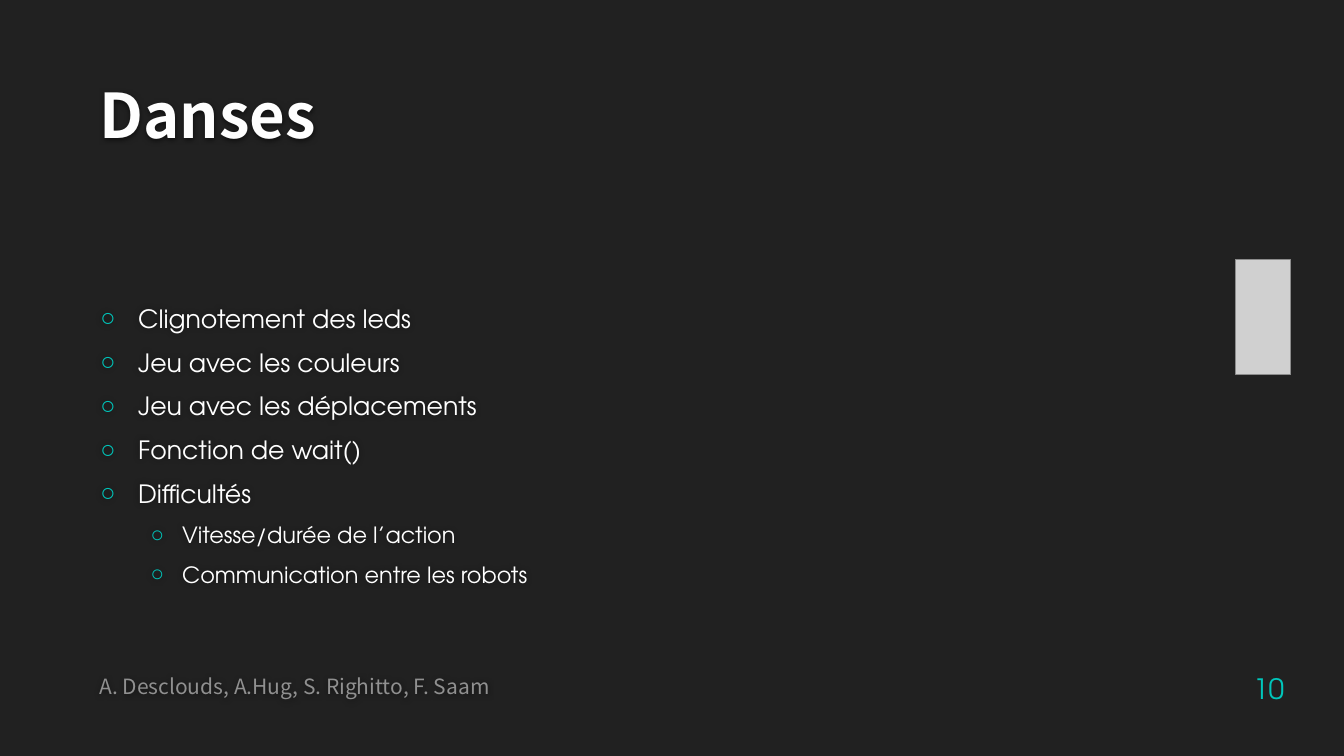
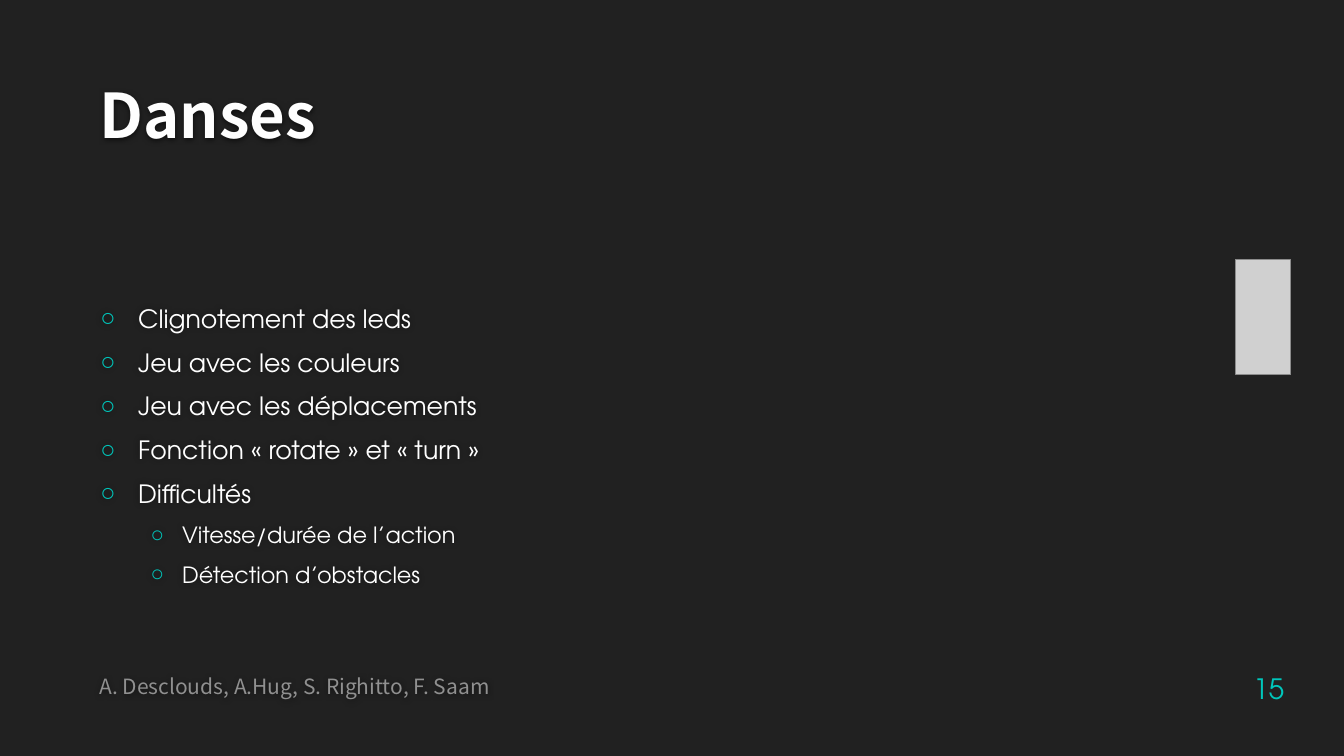
Before and after one commit to SimoneRighitto/SFT15_Elisa, a slide deck: slide 15 of Elisa-3_presentation.pptx (slide 10 before the commit). Drawn at 1344x756 pixels with LibreOffice and Linux fonts; fonts in the diff are those of the drawing; grey boxes stand for pictures; background and template pictures are left out. Boxes give left, top, right and bottom in pixels: in the first picture for what was removed or moved away, otherwise in the second. Text is boxed around its words. In the diff, an @@ line names an element or a change of style, - is before the commit and + after.

```diff
--- a/Elisa-3_presentation.pptx
+++ b/Elisa-3_presentation.pptx
@@ text at <box>138,440,461,460</box>: text changed @@
-○ Fonction de wait()
+○ Fonction « rotate » et « turn »
@@ text at <box>182,566,420,584</box>: text changed @@
-  ○ Communication entre les robots
+  ○ Détection d’obstacles
@@ page number at <box>1253,678,1284,700</box>: text changed @@
-10
+15
```
Also in this commit, not shown: 6 other slides changed, 9 slides added, 1 other file.
